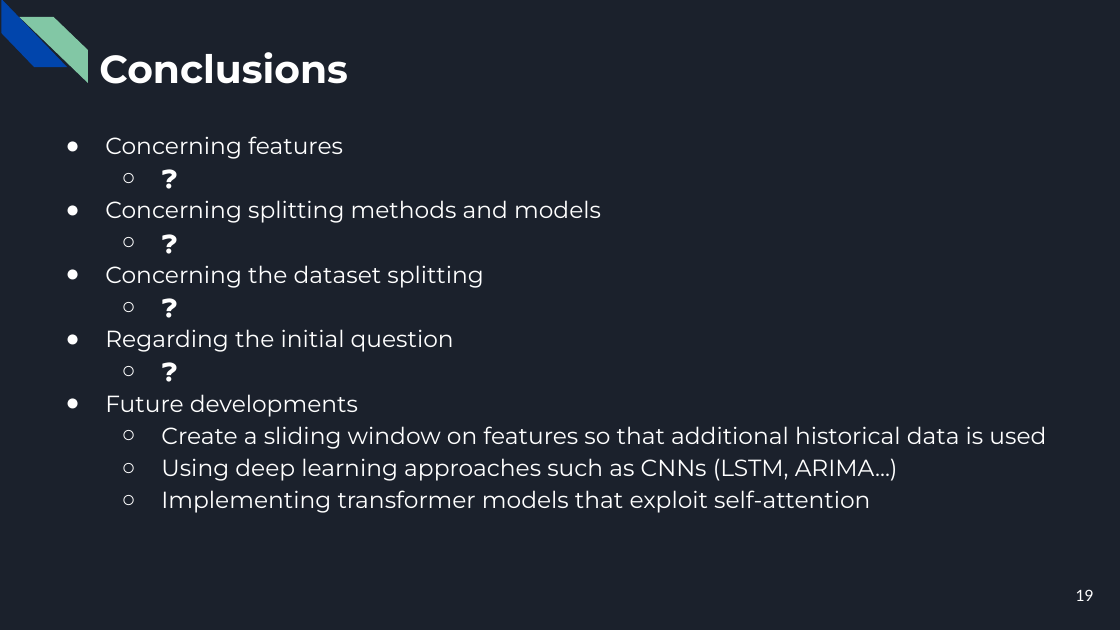
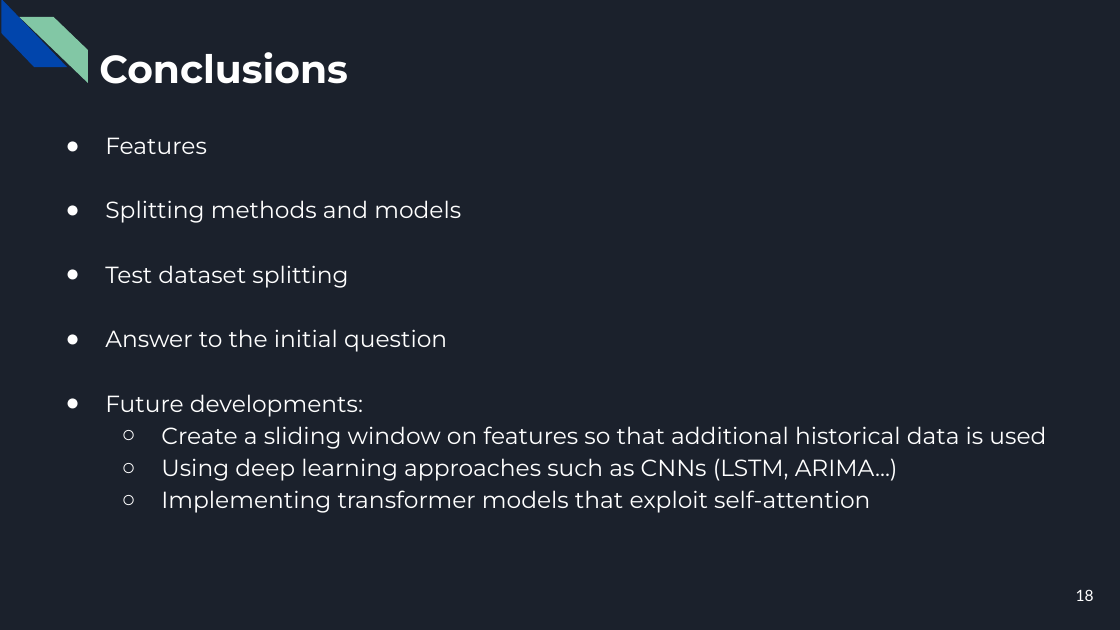
Before and after one commit to CorsiDanilo/bitcoin-price-prediction-with-pyspark, a slide deck: slide 18 of presentation/presentation.pptx (slide 19 before the commit). Drawn at 1120x630 pixels with LibreOffice and Linux fonts; fonts in the diff are those of the drawing. Boxes give left, top, right and bottom in pixels: in the first picture for what was removed or moved away, otherwise in the second. Text is boxed around its words. In the diff, an @@ line names an element or a change of style, - is before the commit and + after.

```diff
--- a/presentation/presentation.pptx
+++ b/presentation/presentation.pptx
@@ text at (105,137,461,417): text changed @@
-● Concerning features
-  ○ ❓
-● Concerning splitting methods and models
-  ○ ❓
-● Concerning the dataset splitting
-  ○ ❓
-● Regarding the initial question
-  ○ ❓
-● Future developments
+● Features
+● Splitting methods and models
+● Test dataset splitting
+● Answer to the initial question
+● Future developments:
@@ page number at (1076,589,1094,601): text changed @@
-19
+18
```
Also in this commit, not shown: 13 other slides changed, 1 slide removed, 27 other files.
